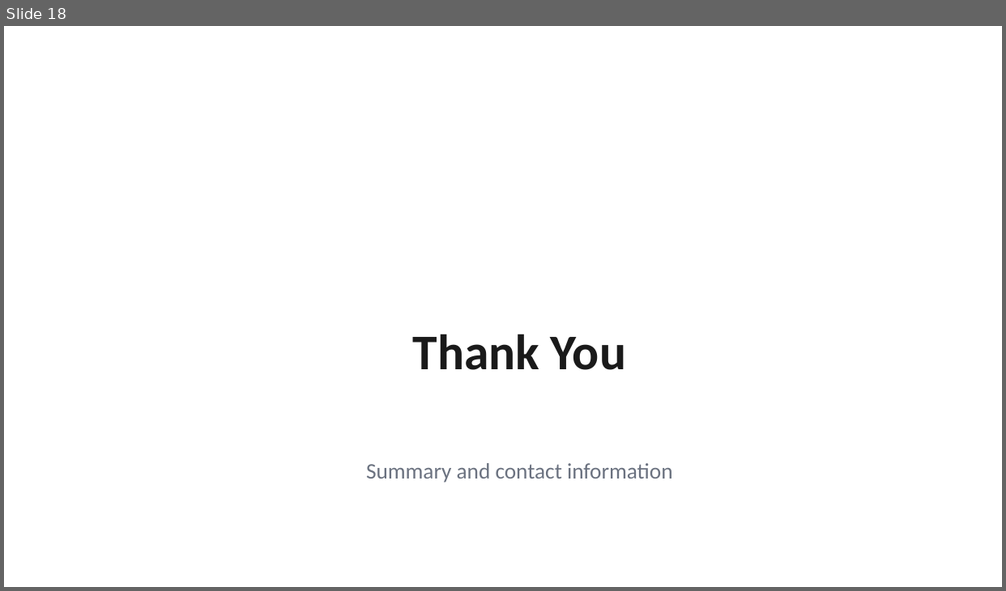
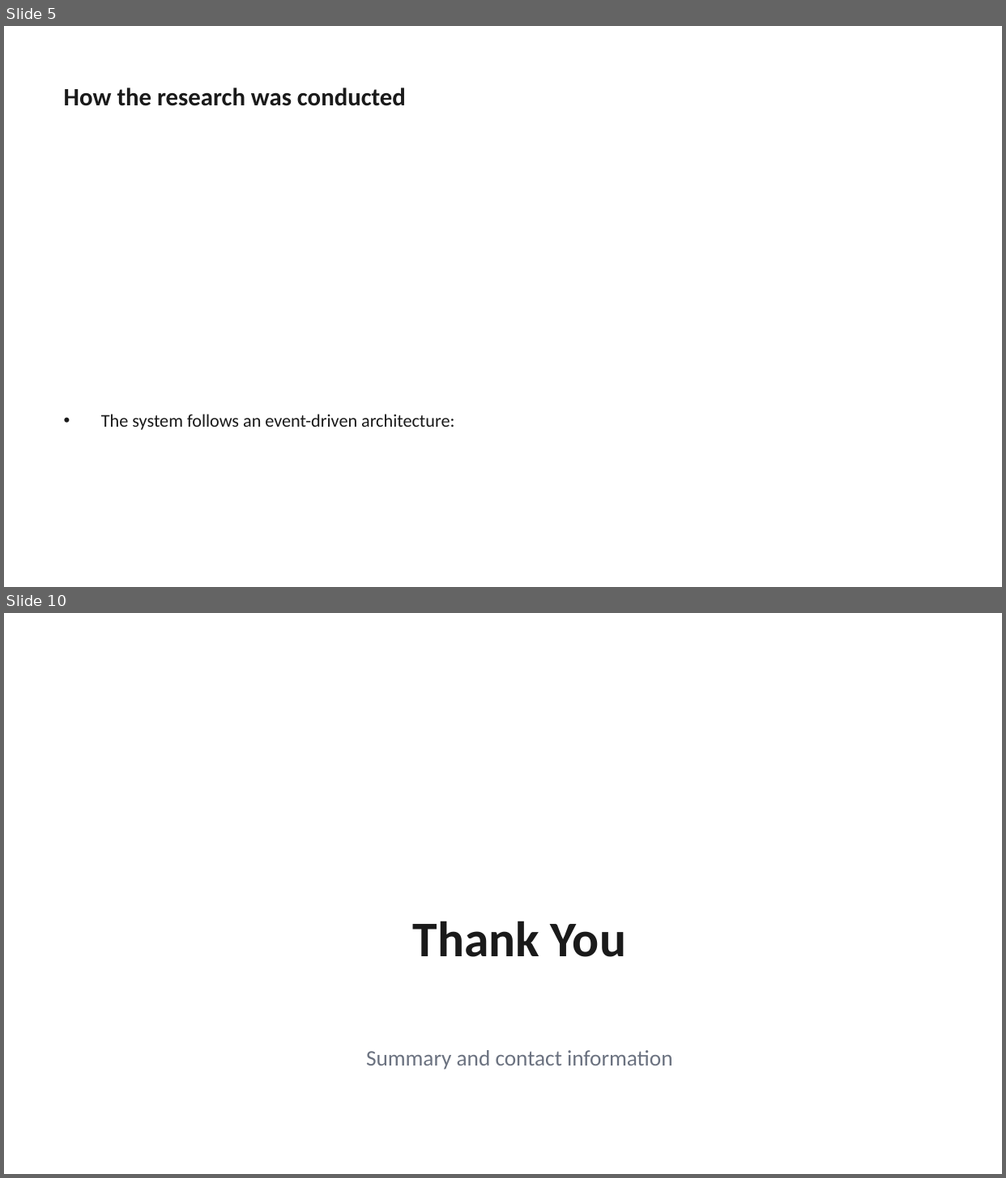
Before and after one commit to AdamYin007/Presentation-OS, a slide deck: examples/business-review/output.pptx. Shown one above the other, each under a label of ours: slide 18 before the commit, slides 5 and 10 after it; the slides between them are not shown. The pictures are 1006x591 and 1006x1178 pixels, drawn with LibreOffice and Linux fonts; fonts in the diff are those of the drawing. Boxes give left, top, right and bottom in pixels: in the first picture for what was removed or moved away, otherwise in the second. Text is boxed around its words. In the diff, an @@ line names an element or a change of style, - is before the commit and + after.

```diff
--- a/examples/business-review/output.pptx
+++ b/examples/business-review/output.pptx
@@ slide 5 added at <box>4,26,1002,587</box>, background #FFFFFF @@
@@ text added at <box>64,88,406,106</box>, 18 pt, text #1A1A1A, bold @@
+How the research was conducted
@@ text added at <box>101,414,454,430</box>, 13 pt, text #1A1A1A @@
+• The system follows an event-driven architecture:
@@ what was slide 18 is now slide 10 @@
```
Also in this commit, not shown: 8 other slides added, 17 slides removed, 12 other files.
